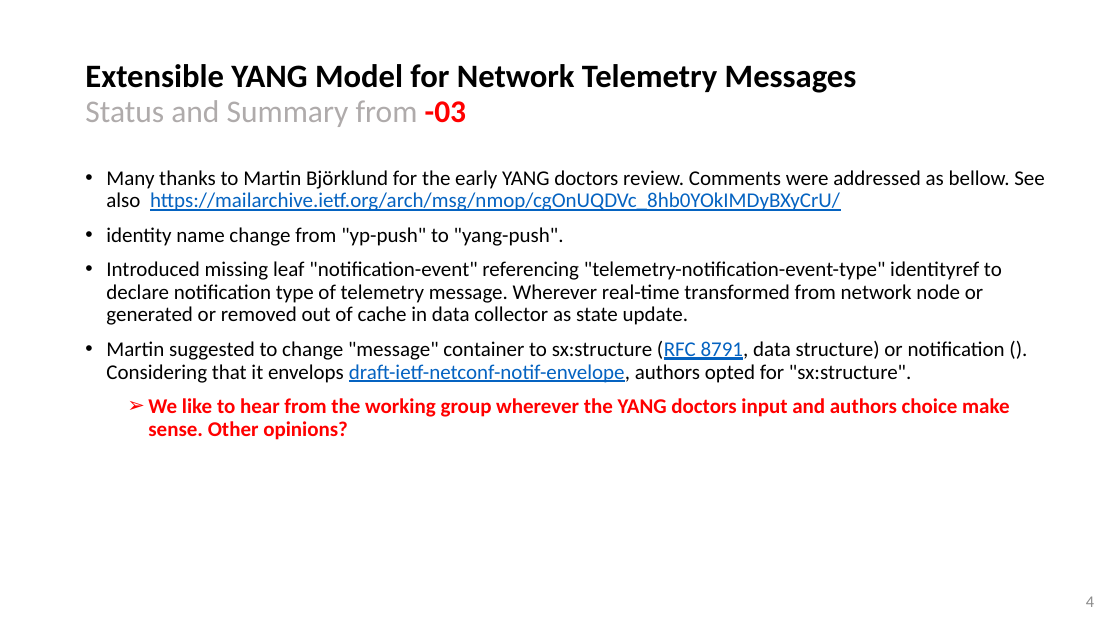
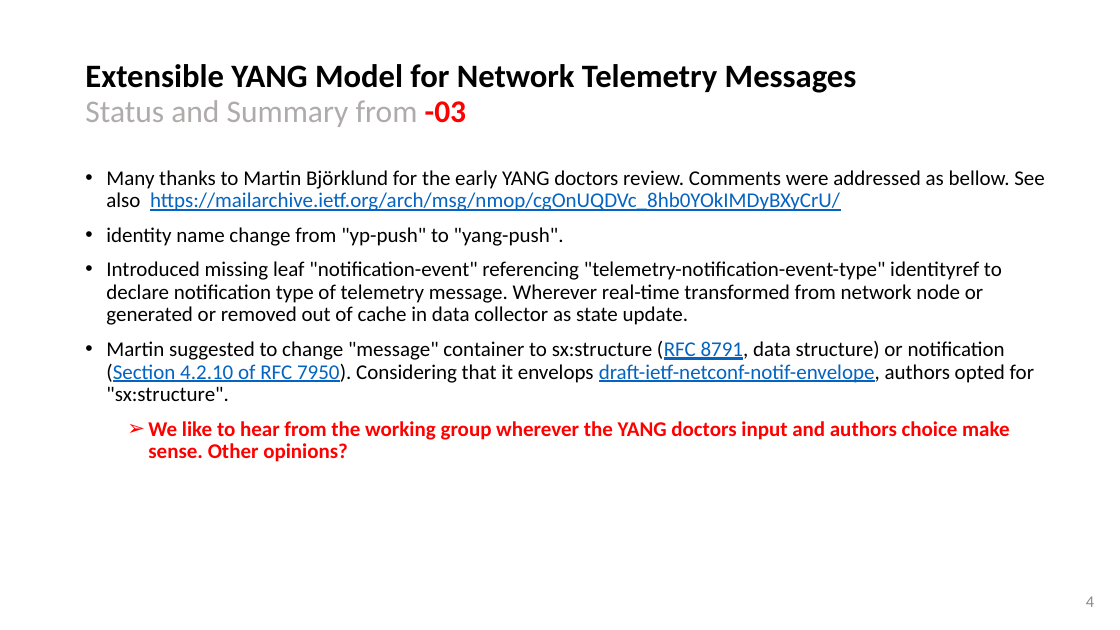
Before and after one commit to network-analytics/ietf-network-analytics-document-status, a slide deck: slide 4 of 124/NMOP/draft-ietf-nmop-message-broker-telemetry-message-03.pptx. Drawn at 1120x630 pixels with LibreOffice and Linux fonts; fonts in the diff are those of the drawing. Boxes give left, top, right and bottom in pixels: in the first picture for what was removed or moved away, otherwise in the second. Text is boxed around its words. In the diff, an @@ line names an element or a change of style, - is before the commit and + after.

```diff
--- a/124/NMOP/draft-ietf-nmop-message-broker-telemetry-message-03.pptx
+++ b/124/NMOP/draft-ietf-nmop-message-broker-telemetry-message-03.pptx
@@ text at (x1=106, y1=341, x2=1034, y2=401): text changed @@
-• Martin suggested to change "message" container to sx:structure (RFC 8791, data structure) or notification (). Considering that it envelops draft-ietf-netconf-notif-envelope, authors opted for "sx:structure".
+• Martin suggested to change "message" container to sx:structure (RFC 8791, data structure) or notification (Section 4.2.10 of RFC 7950). Considering that it envelops draft-ietf-netconf-notif-envelope, authors opted for "sx:structure".
```
Also in this commit, not shown: 3 other slides changed, 1 other file.
